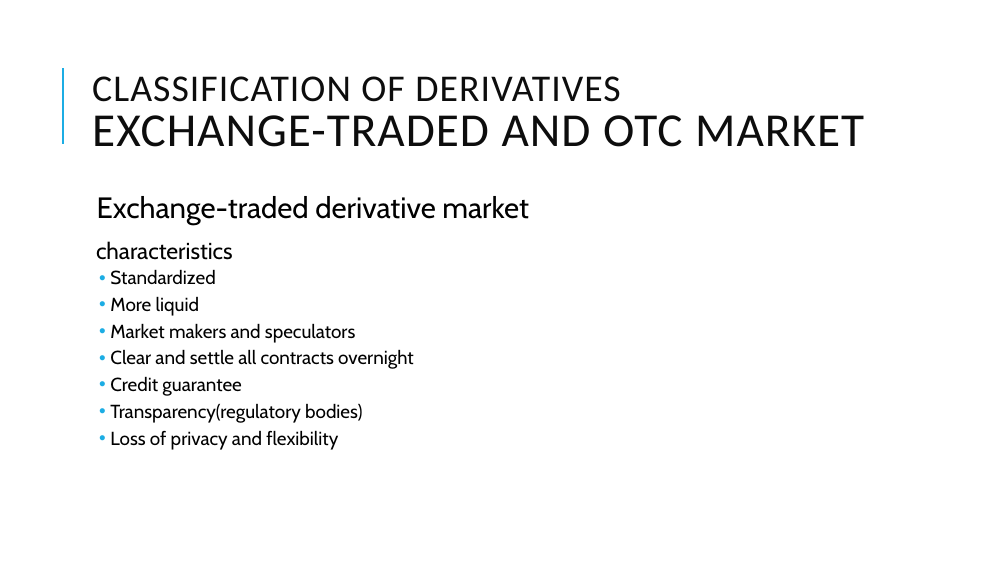
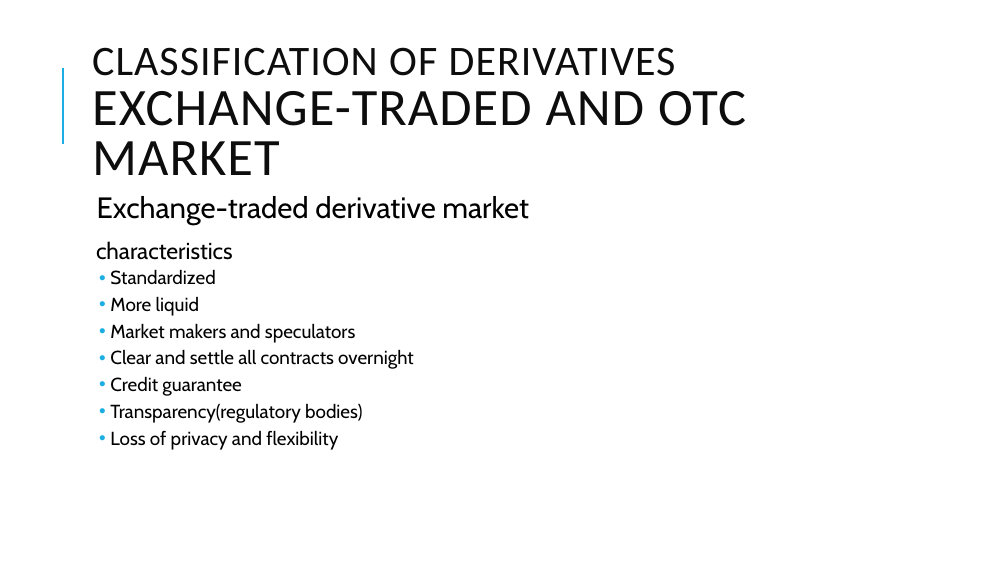
Before and after one commit to Isco0530/data, a slide deck: slide 51 of Derivatives.pptx. Drawn at 1008x567 pixels with LibreOffice and Linux fonts; fonts in the diff are those of the drawing. Boxes give left, top, right and bottom in pixels: in the first picture for what was removed or moved away, otherwise in the second. Text is boxed around its words. In the diff, an @@ line names an element or a change of style, - is before the commit and + after.

```diff
--- a/Derivatives.pptx
+++ b/Derivatives.pptx
@@ title "CLASSIFICATION OF DERIVATIVES EXCHANGE-TRADED AND ..." at box(92, 47, 746, 175): size 36 to 40 pt in "CLASSIFICATION OF DERIVATIVES"; size 45 to 50 pt in "EXCHANGE-TRADED AND OTC MARKET" @@
```
Also in this commit, not shown: 7 other slides changed.
